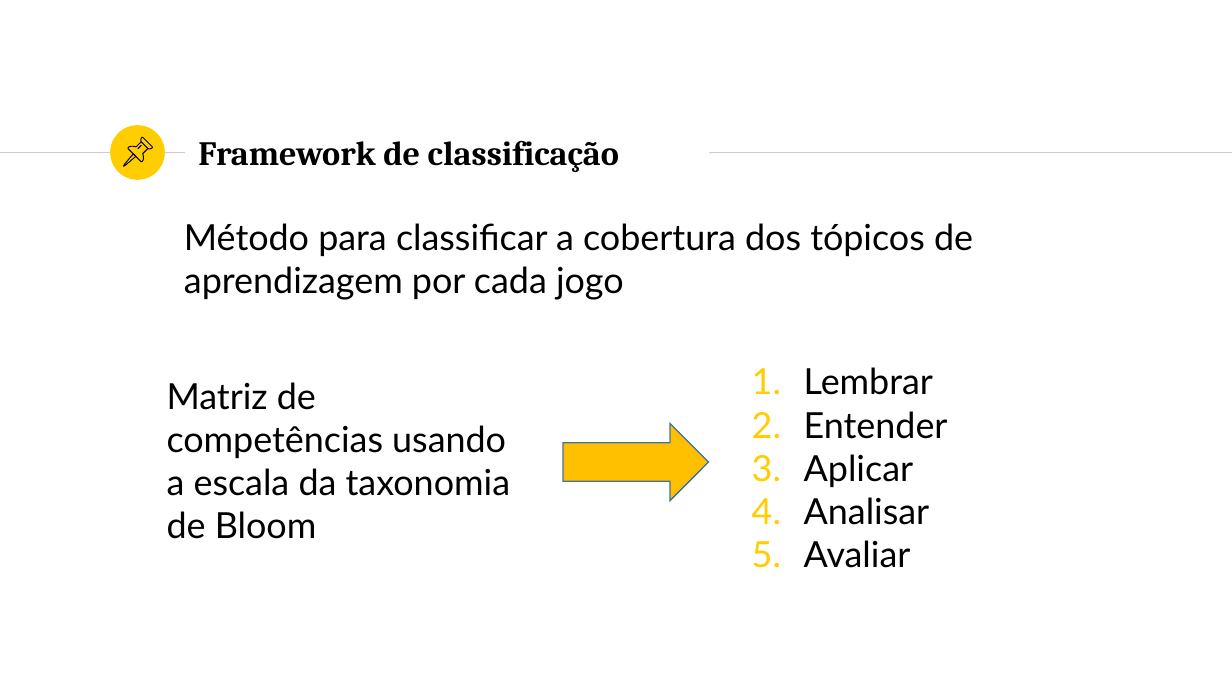
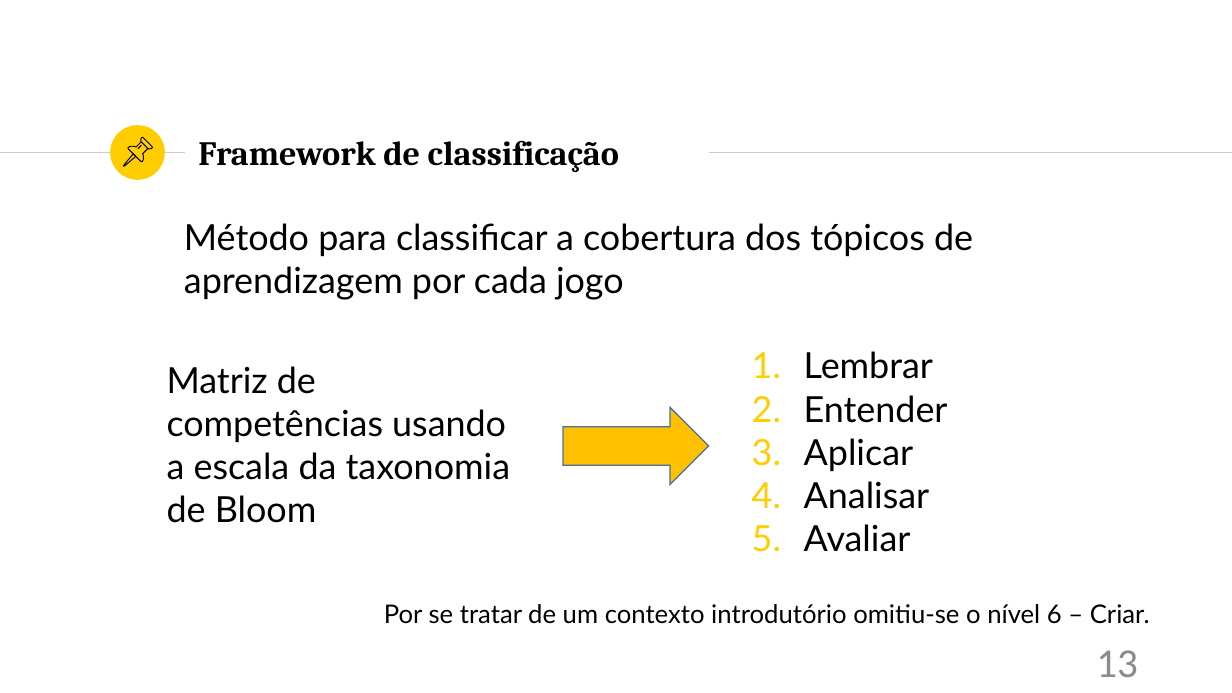
Before and after one commit to LuisEduardoReis/DISS_games, a slide deck: slide 13 of apresentacao/apresentacao.pptx. Drawn at 1232x693 pixels with LibreOffice and Linux fonts; fonts in the diff are those of the drawing. Boxes give left, top, right and bottom in pixels: in the first picture for what was removed or moved away, otherwise in the second. Text is boxed around its words. In the diff, an @@ line names an element or a change of style, - is before the commit and + after.

```diff
--- a/apresentacao/apresentacao.pptx
+++ b/apresentacao/apresentacao.pptx
@@ 2 texts, 1 right arrow: place and size @@
-2 texts, 1 right arrow at box(167, 367, 948, 568)
+2 texts, 1 right arrow at box(167, 351, 948, 552)
@@ text added at box(384, 604, 1150, 624), 20 pt, text #000000 @@
+Por se tratar de um contexto introdutório omitiu-se o nível 6 – Criar.
@@ page number added at box(1096, 650, 1138, 677), 32 pt, text #8C8C8C @@
+13
```
Also in this commit, not shown: 30 other slides changed, 3 slides added, 1 other file.
